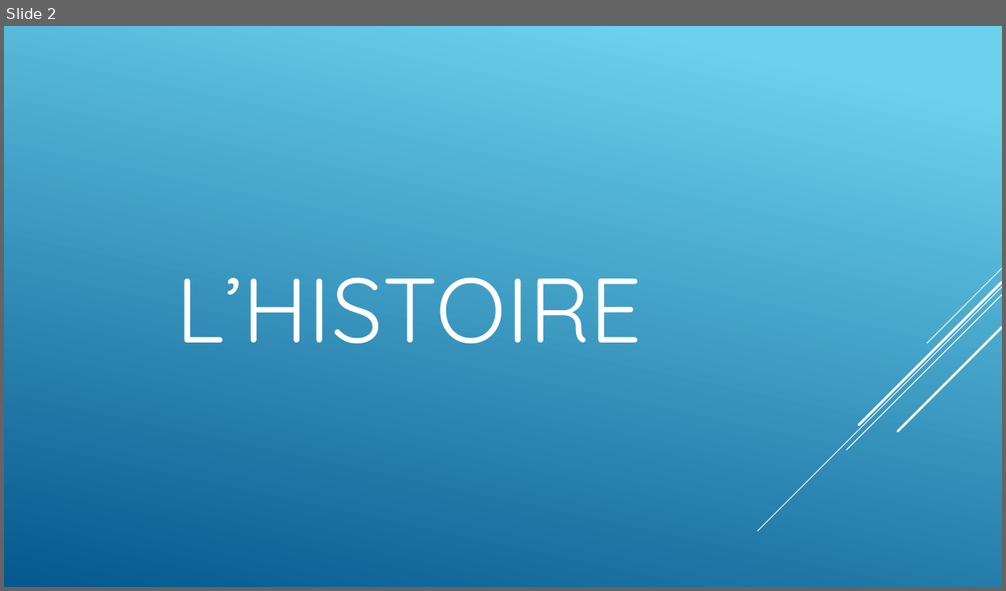
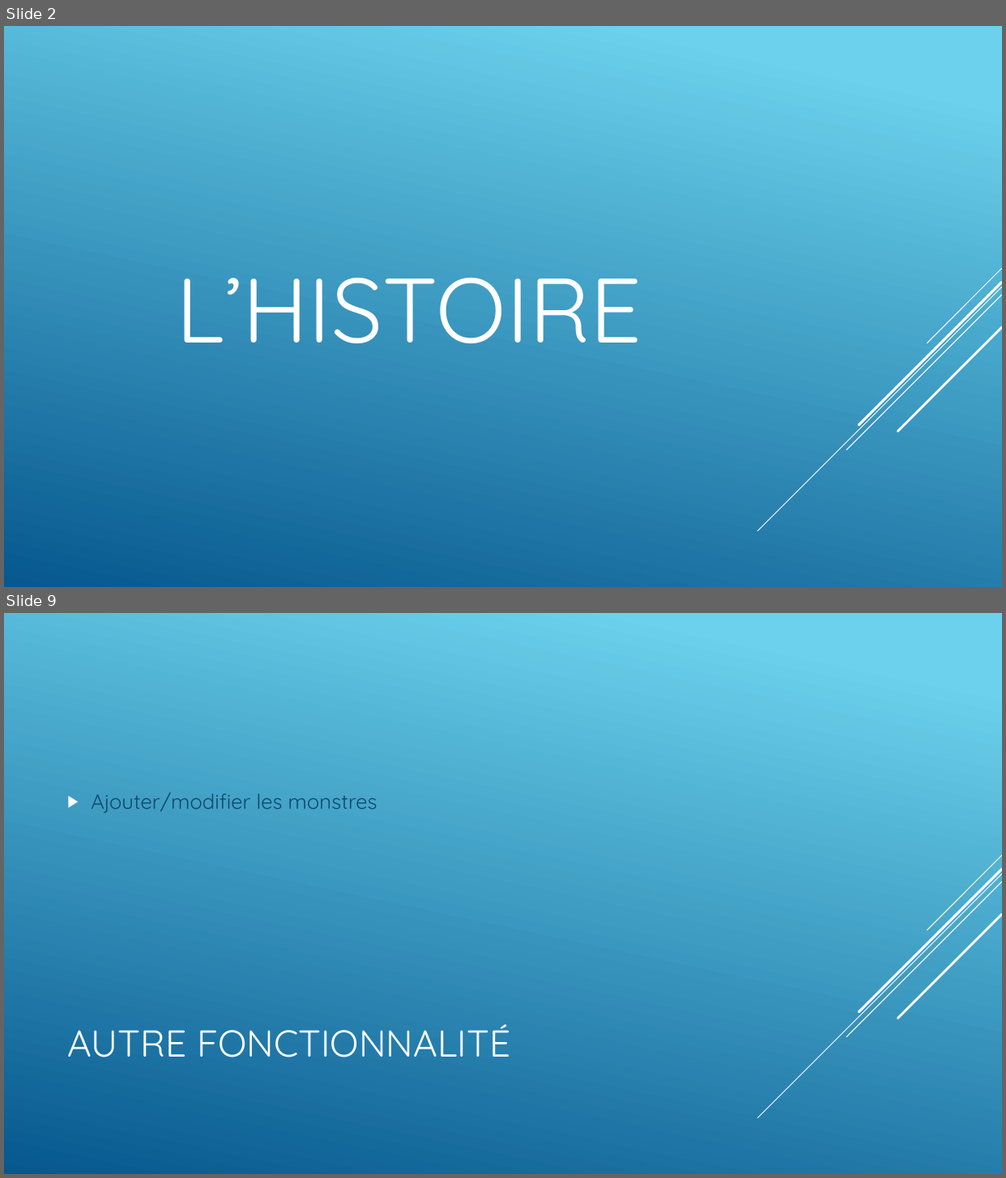
Before and after one commit to Crazy-Tacos/Une-histoire-de-tacos-Part1, a slide deck: Panique au centre commercial.pptx. Shown one above the other, each under a label of ours: slide 2 before the commit, slides 2 and 9 after it; the slides between them are not shown. The pictures are 1006x591 and 1006x1178 pixels, drawn with LibreOffice and Linux fonts; fonts in the diff are those of the drawing. Boxes give left, top, right and bottom in pixels: in the first picture for what was removed or moved away, otherwise in the second. Text is boxed around its words. In the diff, an @@ line names an element or a change of style, - is before the commit and + after.

```diff
--- a/Panique au centre commercial.pptx
+++ b/Panique au centre commercial.pptx
@@ slide 9 added at [4, 613, 1002, 1174], background gradient #6ED2EB to #06588E; not listed: 5 template elements that a slide beside it also shows @@
@@ text added at [91, 793, 377, 813], 20 pt, text #0F496F @@
+▶ Ajouter/modifier les monstres
@@ title added at [67, 1024, 510, 1058], 36 pt, text #FFFFFF @@
+AUTRE FONCTIONNALITÉ
```
Also in this commit, not shown: 6 slides changed, 2 other slides added, 2 slides removed, 2 other files.
